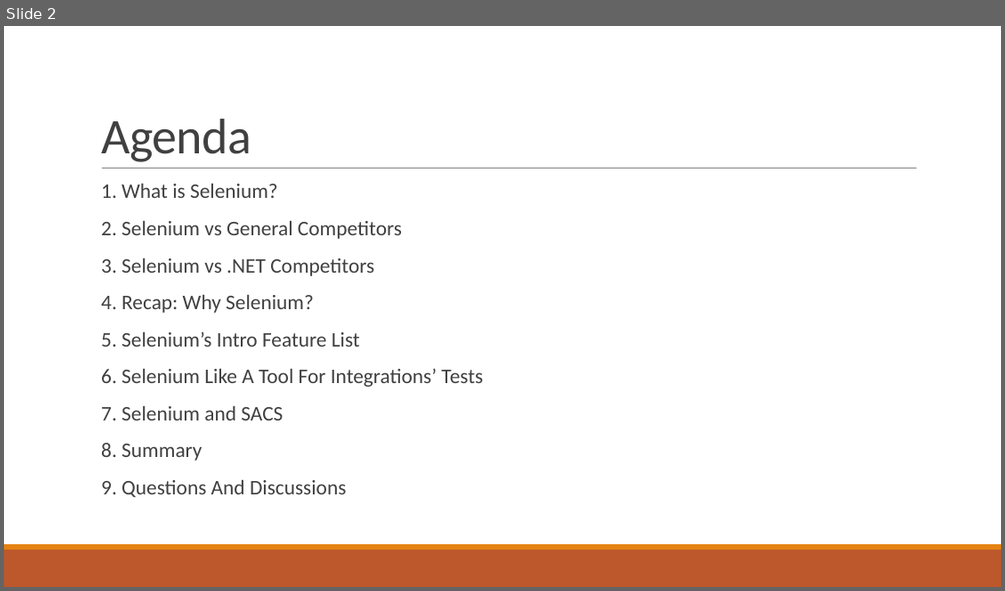
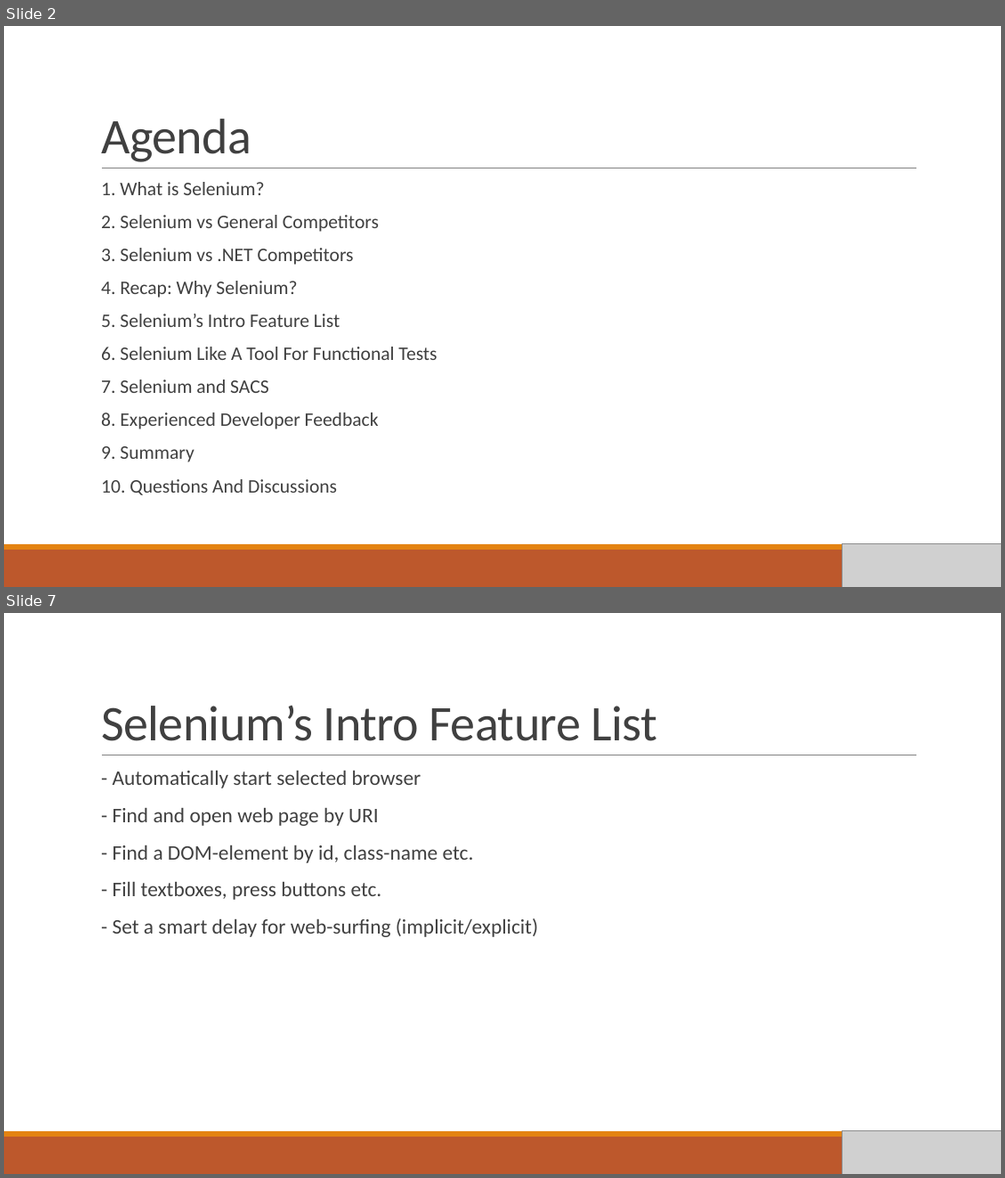
Before and after one commit to SlavaFesenko/SeleniumTest, a slide deck: SeleniumOverview.pptx. Shown one above the other, each under a label of ours: slide 2 before the commit, slides 2 and 7 after it; the slides between them are not shown. The pictures are 1005x591 and 1005x1178 pixels, drawn with LibreOffice and Linux fonts; fonts in the diff are those of the drawing; grey boxes stand for pictures. Boxes give left, top, right and bottom in pixels: in the first picture for what was removed or moved away, otherwise in the second. Text is boxed around its words. In the diff, an @@ line names an element or a change of style, - is before the commit and + after.

```diff
--- a/SeleniumOverview.pptx
+++ b/SeleniumOverview.pptx
@@ slide 7 added at [4, 613, 1001, 1174], background #FFFFFF; not listed: 3 template elements that a slide beside it also shows @@
@@ title added at [101, 706, 657, 741], 48 pt, text #404040 @@
+Selenium’s Intro Feature List
@@ text added at [113, 771, 538, 937], 20 pt, text #404040 @@
+  - Automatically start selected browser
+  - Find and open web page by URI
+  - Find a DOM-element by id, class-name etc.
+  - Fill textboxes, press buttons etc.
+  - Set a smart delay for web-surfing (implicit/explicit)
@@ picture added at [842, 1130, 1001, 1174] @@
@@ slide 2 changed as well @@
@@ text at [101, 182, 379, 393]: size 20 to 18.5 pt in "1. What is Selenium?", "2. Selenium vs General Competitors", "3. Selenium vs .NET Competitors", "4. Recap: Why Selenium?" and 2 more places; line spacing 0.9 to 0.8 @@
@@ text at [101, 346, 437, 360]: text changed; size 20 to 18.5 pt @@
-  6. Selenium Like A Tool For Integrations’ Tests
+  6. Selenium Like A Tool For Functional Tests
@@ text at [101, 412, 379, 495]: text changed; size 20 to 18.5 pt @@
-  8. Summary
-  9. Questions And Discussions
+  8. Experienced Developer Feedback
+  9. Summary
+  10. Questions And Discussions
@@ picture added at [842, 543, 1001, 587] @@
```
Also in this commit, not shown: 1 other slide changed, 9 other slides added, 1 other file.
